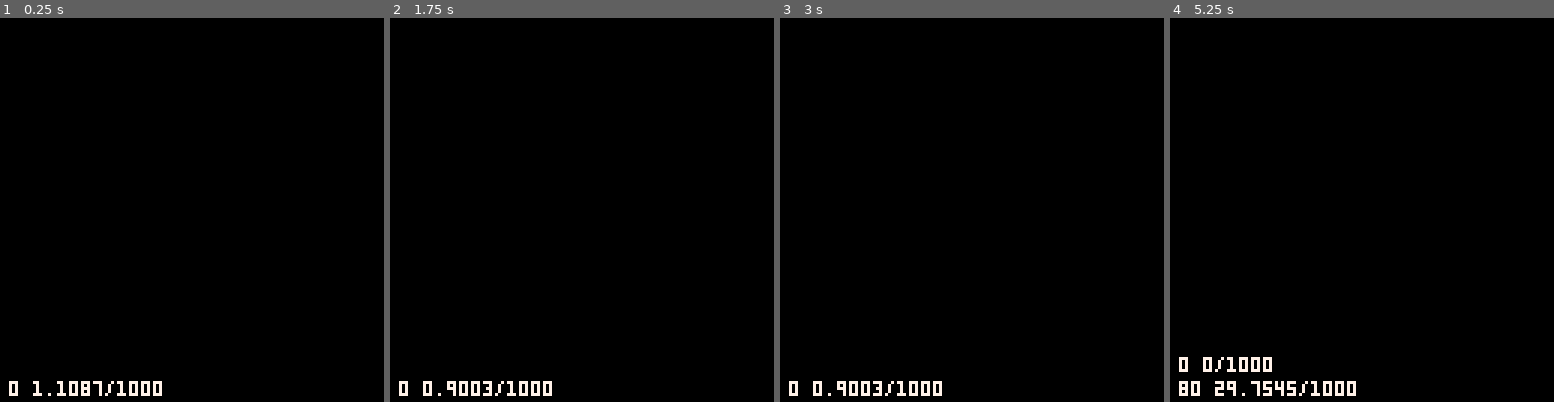
Above: before the commit, frames 1-4 (left to right).
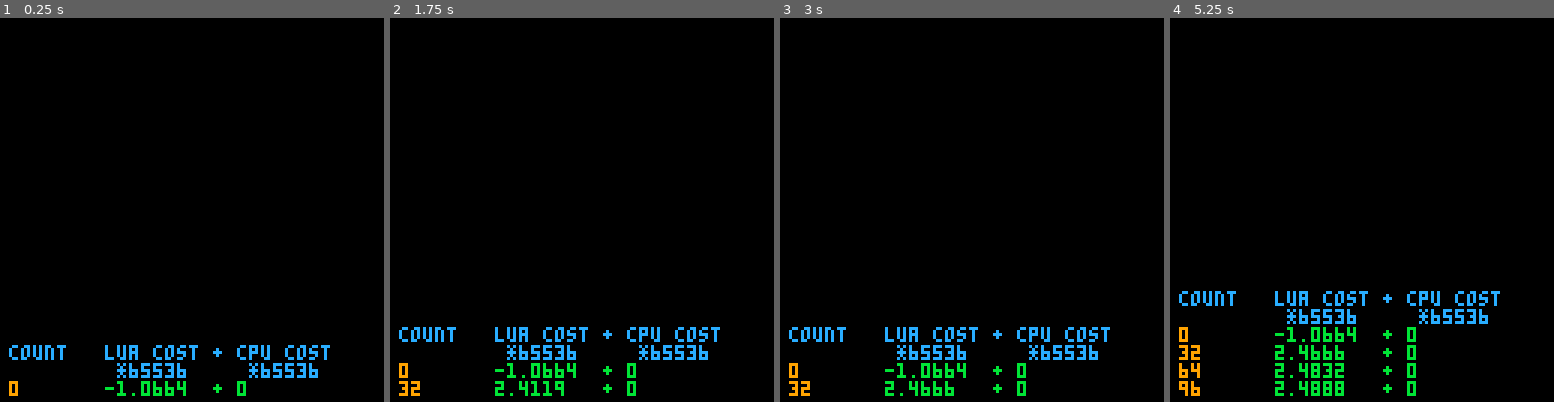
Above: after the commit, the same moments.

Repository: samhocevar/sandbox
Game: PICO-8 cartridge pico8/timings2.p8
Same seed, same stepped clock (60 frames per second), same inputs: the game is played once before the commit and once after it.
Inputs:
- Up to frame 1 (0.25 s): no input
- Up to frame 2 (1.75 s): no input
- Up to frame 3 (3 s): no input
- Up to frame 4 (5.25 s): no input

The runs differ from the first frame. In frame 1, 2.7% of the frame differs, in the area x 2-86%, y 85-99%; in frame 2, 3.3%; in frame 3, 3.3%; in frame 4, 4.8%, in the area x 2-86%, y 71-99%.

Commit message:
Improve timings cart.

Diff:
--- a/pico8/timings2.p8
+++ b/pico8/timings2.p8
@@ -1,46 +1,93 @@
 pico-8 cartridge // http://www.pico-8.com
 version 16
 __lua__
+cartdata("x")
+function round(x)
+ return band(0xffff.fff0,x+0x.0008)
+end
 
-function p()
-  return flr(rnd(128))
+function cost2tick(x)
+  return x * 256 * 16 / 15 * 256
 end
 
 function _init()
  cls()
  step=0
+ mul=32
  substep=0
- mul=80
- ld=0
- delta=0
+ state = { 0, 0 }
+ print("count   lua cost + cpu cost", 3, 109, 12)
+ print("         *65536     *65536", 3, 115, 12)
 end
 
 function _update60()
  substep+=1
- if substep > 200 then
-   if step == 0 then
-     delta=ld
-   end
+ if substep > 100 then
    _draw()
-   step,substep=step+1,0
-   memcpy(0x6000,0x6200,0x1e00)
+   step,substep=step+mul,0
+   memcpy(0x6000,0x6180,0x1e80)
  end
- local cost = 0
- local n=1
- for i=1,step*mul do
-  --memset(1,1,200)
+
+ -- empty loop to clean stats
+ local sa = { stat(1), stat(2) }
+ for i=1,step do end
+
+ local sb = { stat(1), stat(2) }
+ for i=1,step do
+ --rectfill(0,0,15,15)
+--rect(0,0,43,2)
+  --sspr(0,0,8,8,0,0,16,8)
+--map(0,0,0,0,4,4)
+cos(1.234)
+--printh("x",3,3,3)
+--line(17,35,91,15)
+--sfx(1)
+--rect(0,0,9,5)
+--cls()
+--  sub("93208439289432",3,17)
   --rnd()
-  rnd()
+  --sin()
+  --line(0,0,127,17)
+  --rectfill(0,0,127,0,8)
+  --circ(64,64,22,8)
+  --circfill(64,64,22,8)
+  --circ(100,15,3,8)
+  --circfill(100,15,3,8)
   --for k=1,50 do
   --  n = 17.34
   --end
  end
- local cpu=1000*stat(1)
- ld=0.875*ld+0.125*cpu
+ local sc = { stat(1), stat(2) }
+
+ local t1 = cost2tick(sc[1]-2*sb[1]+sa[1])
+ local t2 = cost2tick(sc[2]-2*sb[2]+sa[2])
+ state[1]=0.5*state[1]+0.5*(t1-t2)/(step > 0 and step or 1)
+ state[2]=0.5*state[2]+0.5*t2/(step > 0 and step or 1)
 end
 
 function _draw()
- rectfill(2,120,128,128,0)
- print((step*mul).." "..(ld-delta).."/1000",3,121,7)
+ rectfill(0,120,127,127,0)
+ print(step, 3, 121, 9)
+ print(round(state[1]), 35, 121, 11)
+ print('+ '..round(state[2]), 71, 121, 11)
  --print(cpu,3,2,7)
 end
+
+__gfx__
+00000000dd00000d0000000000000000000000000000000000000000000000000000000000000000000000000000000000000000000000000000000000000000
+000000000d000ddd0000000000000000000000000000000000000000000000000000000000000000000000000000000000000000000000000000000000000000
+0070070000d0dd000000000000000000000000000000000000000000000000000000000000000000000000000000000000000000000000000000000000000000
+0007700000ddd0000000000000000000000000000000000000000000000000000000000000000000000000000000000000000000000000000000000000000000
+0007700000ddd0000000000000000000000000000000000000000000000000000000000000000000000000000000000000000000000000000000000000000000
+0070070000d0d0000000000000000000000000000000000000000000000000000000000000000000000000000000000000000000000000000000000000000000
+00000000dd000d000000000000000000000000000000000000000000000000000000000000000000000000000000000000000000000000000000000000000000
+00000000d0000dd00000000000000000000000000000000000000000000000000000000000000000000000000000000000000000000000000000000000000000
+__map__
+0100010101010101000000000000000000000000000000000000000000000000000000000000000000000000000000000000000000000000000000000000000000000000000000000000000000000000000000000000000000000000000000000000000000000000000000000000000000000000000000000000000000000000
+0000010101010101000000000000000000000000000000000000000000000000000000000000000000000000000000000000000000000000000000000000000000000000000000000000000000000000000000000000000000000000000000000000000000000000000000000000000000000000000000000000000000000000
+0000000001010101000000000000000000000000000000000000000000000000000000000000000000000000000000000000000000000000000000000000000000000000000000000000000000000000000000000000000000000000000000000000000000000000000000000000000000000000000000000000000000000000
+0000000001010101000000000000000000000000000000000000000000000000000000000000000000000000000000000000000000000000000000000000000000000000000000000000000000000000000000000000000000000000000000000000000000000000000000000000000000000000000000000000000000000000
+0101010101010101000000000000000000000000000000000000000000000000000000000000000000000000000000000000000000000000000000000000000000000000000000000000000000000000000000000000000000000000000000000000000000000000000000000000000000000000000000000000000000000000
+0101010101010101000000000000000000000000000000000000000000000000000000000000000000000000000000000000000000000000000000000000000000000000000000000000000000000000000000000000000000000000000000000000000000000000000000000000000000000000000000000000000000000000
+0101010101010101000000000000000000000000000000000000000000000000000000000000000000000000000000000000000000000000000000000000000000000000000000000000000000000000000000000000000000000000000000000000000000000000000000000000000000000000000000000000000000000000
+0101010101010101000000000000000000000000000000000000000000000000000000000000000000000000000000000000000000000000000000000000000000000000000000000000000000000000000000000000000000000000000000000000000000000000000000000000000000000000000000000000000000000000
Not shown, changed: pico8/TIMINGS.md
